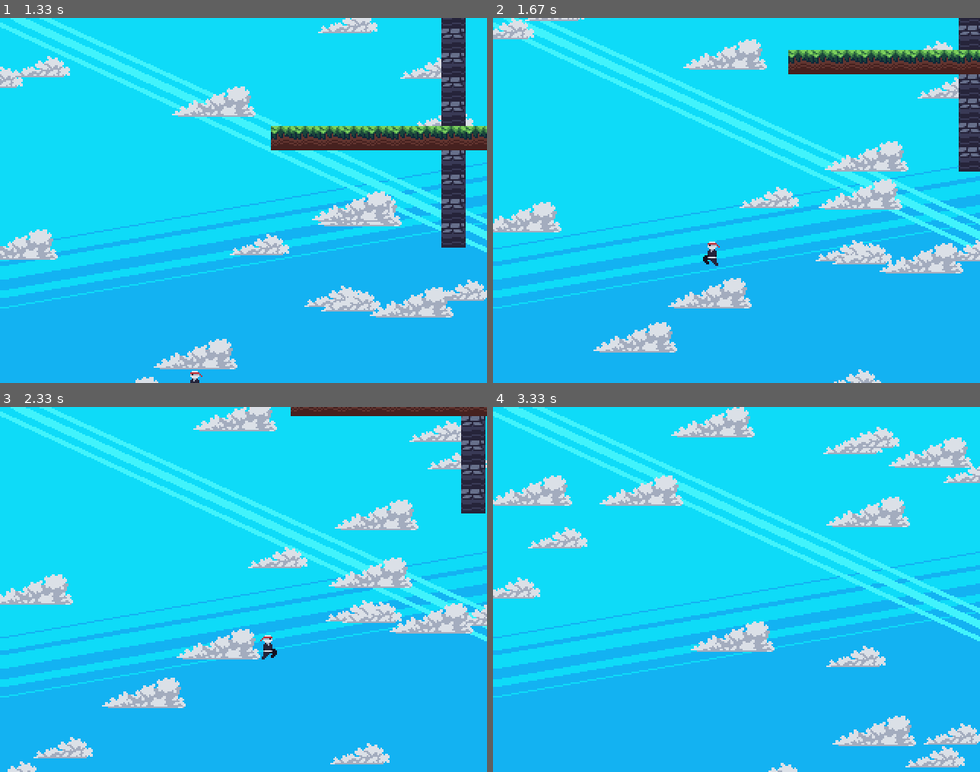
Above: before the commit, frames 1-4 (two rows, left to right).
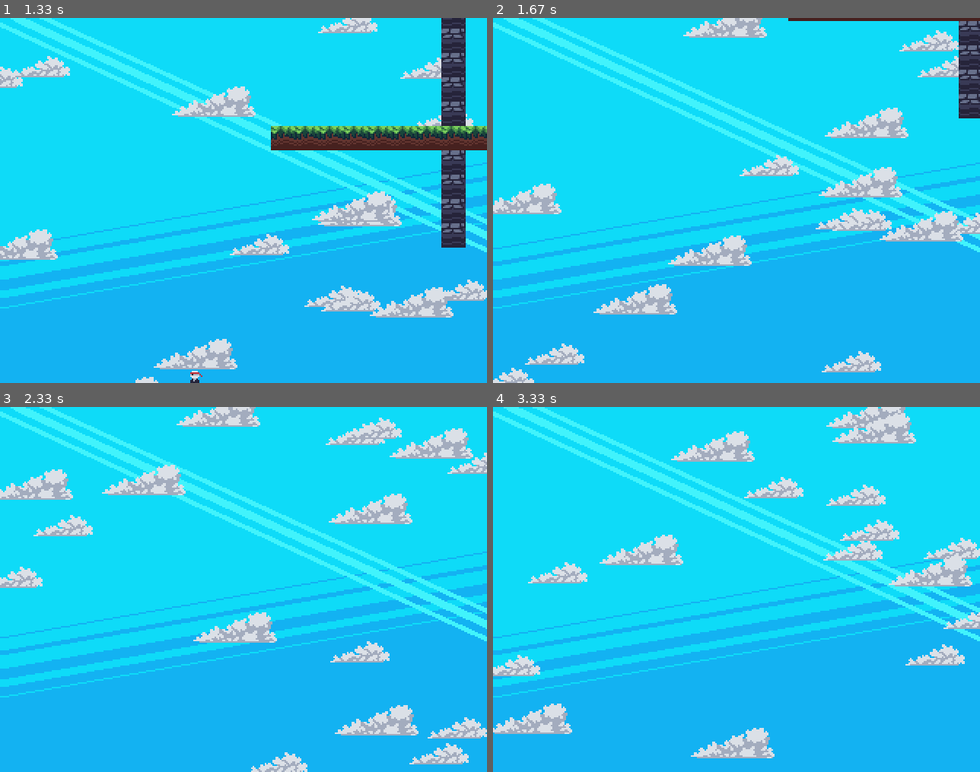
Above: after the commit, the same moments.

Repository: petesiharath/platformer_pygame
Game: pygame game, started from game.py
Same seed, same stepped clock (60 frames per second), same inputs: the game is played once before the commit and once after it.
Inputs:
- Up to frame 1 (1.33 s): hold A 0.33-0.87 s; hold A 0.9-1.3 s
- Up to frame 2 (1.67 s): hold W from 1.33 s (still down)
- Up to frame 3 (2.33 s): release W at 1.7 s; hold D from 1.73 s (still down)
- Up to frame 4 (3.33 s): release D at 2.37 s; hold A 2.4-2.87 s; hold D from 2.9 s (still down)

Frame 1 is identical in both runs. In frame 2, 19% of the frame differs, in the area x 0-100%, y 0-100%; in frame 3, 17%; in frame 4, 17%.

Commit message:
can't jump in air

Diff:
--- a/game.py
+++ b/game.py
@@ -75,8 +75,9 @@
                         self.playerMovement[0] = 1
                     if event.key == pygame.K_d:
                         self.playerMovement[1] = 1
-                    if event.key == pygame.K_w:
+                    if event.key == pygame.K_w and self.player.onfloor:
                         self.player.velocity[1] = -3
+                        self.player.onfloor = False
 
                 if event.type == pygame.KEYUP:
 
--- a/scripts/entities.py
+++ b/scripts/entities.py
@@ -11,6 +11,7 @@
         self.size = size
         self.velocity = [0, 0]
         self.collisions = {"up": False, "down": False, "left": False, "right": False}
+        self.onfloor = False
 
         self.action = ""
         self.animation_offset = (-3, -3)
@@ -61,6 +62,7 @@
                 if frame_movement[1] > 0:
                     entity_rect.bottom = rect.top
                     self.collisions["down"] = True
+                    self.onfloor = True
 
                 if frame_movement[1] < 0:
                     entity_rect.top = rect.bottom
